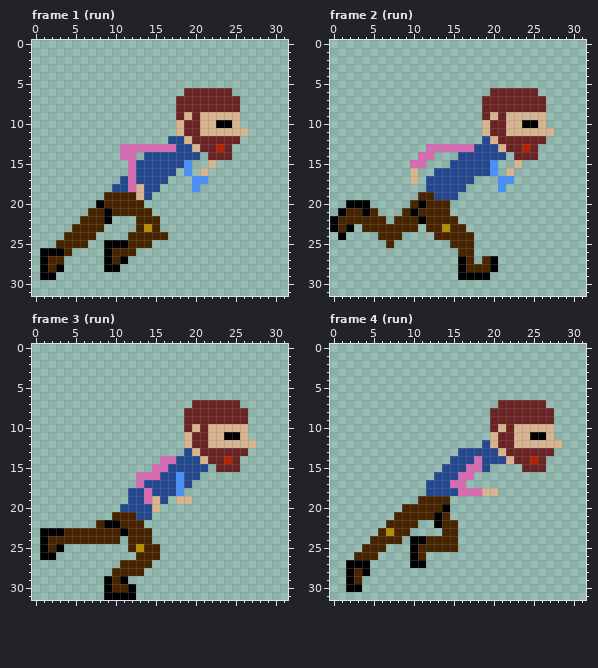
File history of a pixel-art file, Tor.aseprite. The picture above is the old version.
32x32 pixels, 14 frames. Shown: frame 1 (run), frame 2 (run), frame 3 (run), frame 4 (run). The commit also changed other frames, which this record leaves out.
After the commit:
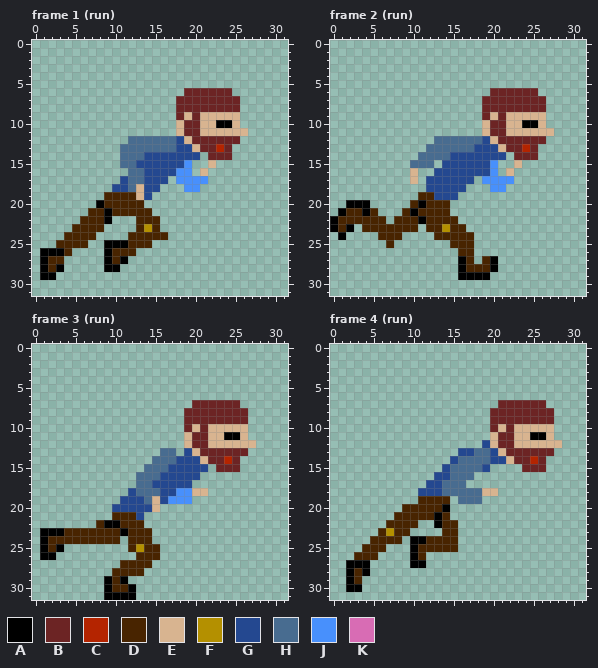
Palette (. is transparent): A #000000  B #6c2424  C #b42400  D #482400  E #d8b490  F #b49000  G #244890  H #486c90  J #4890fc  K #d86cb4
Edits made:
--- frame 1 (run)
@@ x 9..21 @@
 11 .........EBBE
-12 ........GGEBB
-13 ..KKKKKKKGGEB
-14 ..KK.GGGGGGG.
-15 ...KGGGGGGJ..
-16 ...KGGGGG.J.E
-17 ..GKGGGG...JJ
-18 .GGKEGG....J.
+12 ...HHHHHHGEBB
+13 ..HHHHHHHGGEB
+14 ..HHHGGGGGGG.
+15 ..HHGGGGGGJ..
+16 ...HHGGGGJJ.E
+17 ..GHHGGG.JJJJ
+18 .GGHEGG...JJ.
 19 DDDDEG.......
--- frame 2 (run)
@@ x 8..22 @@
 11 ...........EBBE
-12 ...........GEBB
-13 ....KKKKKKGGGEB
-14 ...KK...GGGGGG.
-15 ..KK...GGGGGJ..
+12 .....HHHHHHGEBB
+13 ....HHHHHHGGGEB
+14 ...HHHHGGGGGGG.
+15 ..HHH.GGGGGGJ..
 16 ..E..GGGGGGGJ.E
-17 ..E.GGGGGG...JJ
-18 ....GGGGG....J.
+17 ..E.GGGGGG.JJJJ
+18 ....GGGGG...JJ.
 19 ...DDGGG.......
--- frame 3 (run)
@@ x 8..23 @@
 12 ...........EBBEE
-13 ...........GEBBB
-14 ........KKGGGEBB
-15 .......KKGGGGG.B
-16 .....KKKGGJGG...
-17 .....KGGGGJG....
-18 ....GGKGGGJ.....
-19 ....GGKEG.EE....
-20 ...GGGGE........
-21 ..DDDGG.........
+13 ........HH.GEBBB
+14 .......HHHGGGEBB
+15 ......HHHGGGGG.B
+16 .....HHHGGGGG...
+17 .....HHGGGGG....
+18 ....GHHHGGJJEE..
+19 ...GGGHEGJJJ....
+20 ..GGGGGE........
+21 ..DDDG..........
 22 DAADDD..........
--- frame 4 (run)
@@ x 9..21 @@
 12 ..........GEB
-13 .......GGGGGE
-14 ......GGGKGGG
-15 .....GGGKKG..
-16 ....GGGKK....
-17 ...GGGKK.....
-18 ...GGGGKKKEE.
-19 ..DDDD.......
+13 .......GGHHGE
+14 ......GHHHHGG
+15 .....GHHHHG..
+16 ....GGHHH....
+17 ...GGHHH.....
+18 ..GGGHHHHHEE.
+19 ..DDDD.HHH...
 20 DDDDDA.......
Boxes around the changes in both pictures, in picture pixels (x1, y1, x2, y2):
changed: (120, 136, 192, 192)
changed: (410, 136, 498, 192)
changed: (112, 448, 208, 520)
changed: (418, 448, 490, 504)
